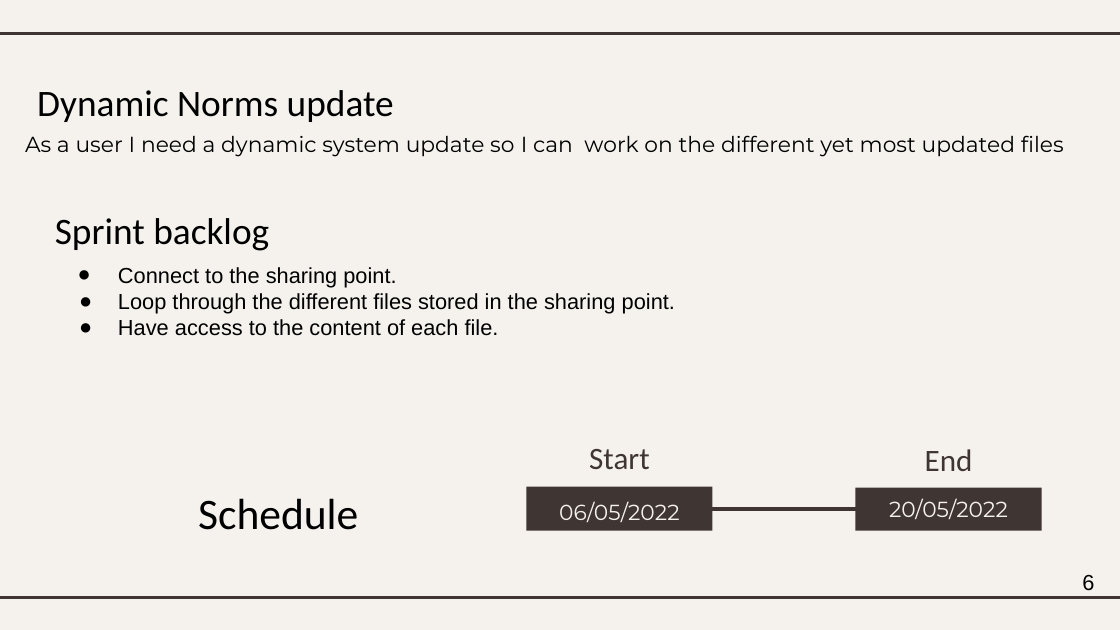
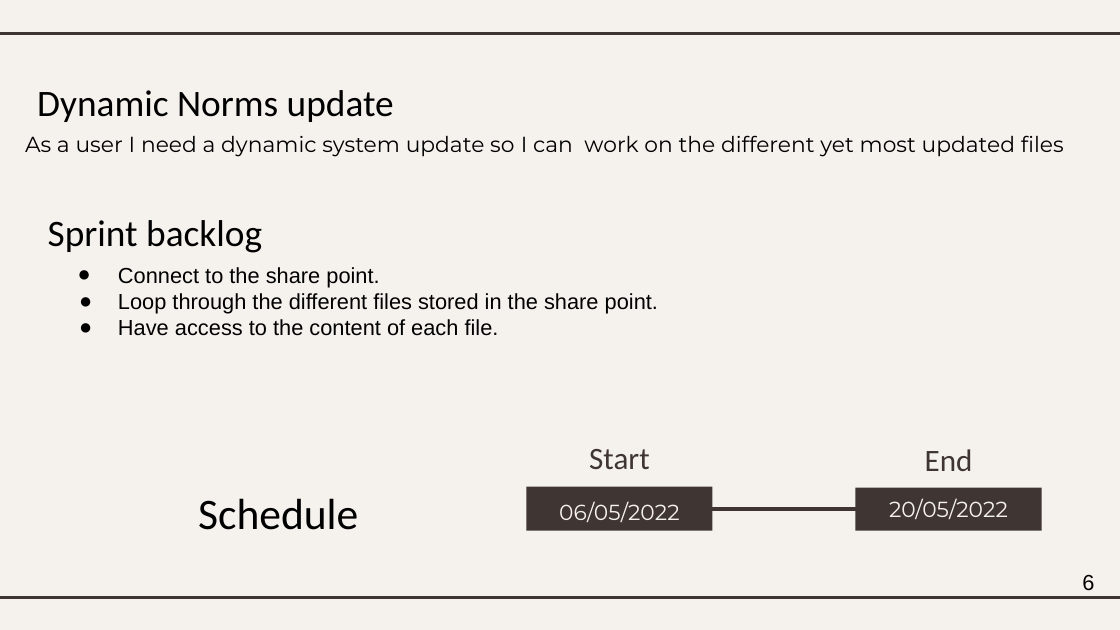
Before and after one commit to samar-savage/Audit, a slide deck: slide 6 of scrum slide ppt.pptx. Drawn at 1120x630 pixels with LibreOffice and Linux fonts; fonts in the diff are those of the drawing. Boxes give left, top, right and bottom in pixels: in the first picture for what was removed or moved away, otherwise in the second. Text is boxed around its words. In the diff, an @@ line names an element or a change of style, - is before the commit and + after.

```diff
--- a/scrum slide ppt.pptx
+++ b/scrum slide ppt.pptx
@@ text "Sprint backlog": place and size @@
-text "Sprint backlog" at [55, 218, 269, 251]
+text "Sprint backlog" at [48, 220, 262, 253]
@@ text at [118, 267, 658, 313]: text changed @@
-● Connect to the sharing point.
-● Loop through the different files stored in the sharing point.
+● Connect to the share point.
+● Loop through the different files stored in the share point.
```
Also in this commit, not shown: 6 other slides changed, 2 slides added, 11 other files.
